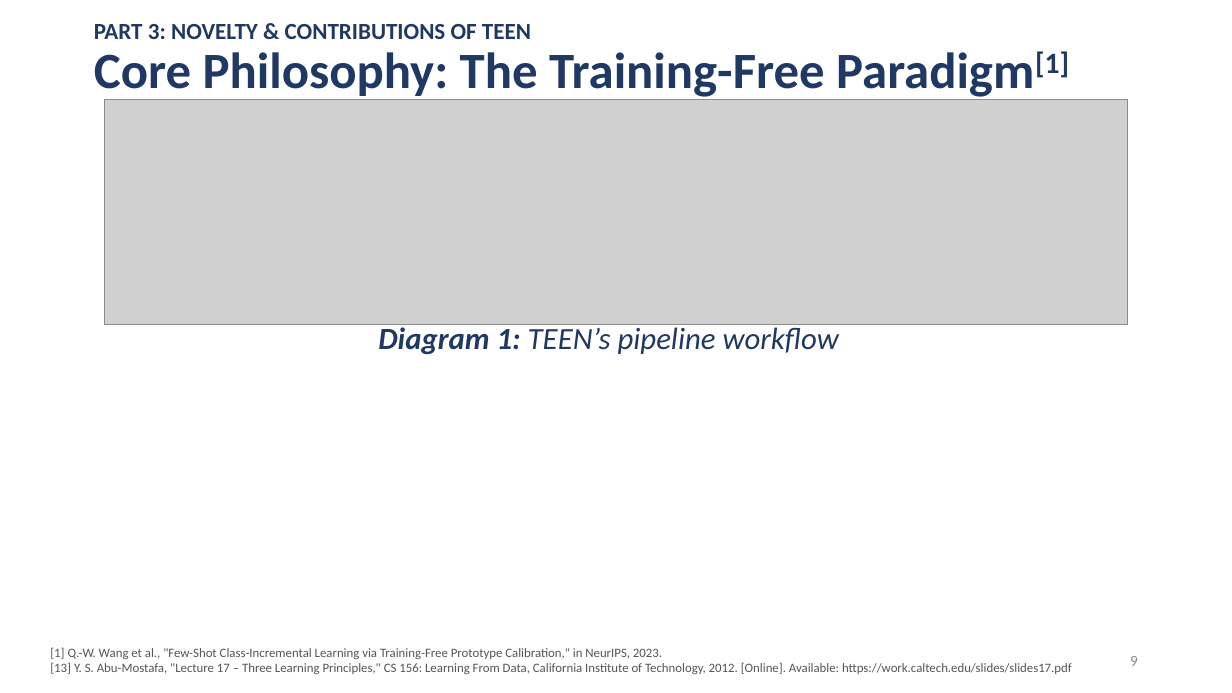
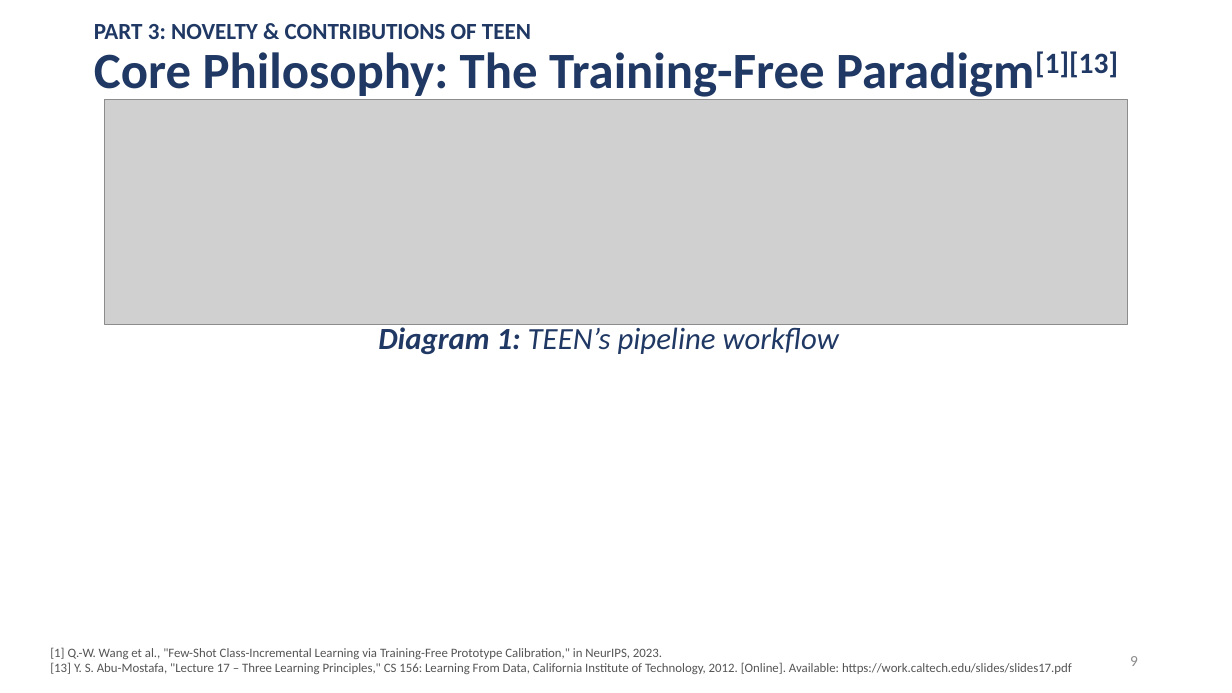
Before and after one commit to famevease/Intro2ML_Adopt-ML-paper, a slide deck: slide 9 of slides/presentation_v1.pptx. Drawn at 1232x693 pixels with LibreOffice and Linux fonts; fonts in the diff are those of the drawing; grey boxes stand for pictures. Boxes give left, top, right and bottom in pixels: in the first picture for what was removed or moved away, otherwise in the second. Text is boxed around its words. In the diff, an @@ line names an element or a change of style, - is before the commit and + after.

```diff
--- a/slides/presentation_v1.pptx
+++ b/slides/presentation_v1.pptx
@@ title at box(94, 51, 1118, 100): text changed @@
-Core Philosophy: The Training-Free Paradigm[1]
+Core Philosophy: The Training-Free Paradigm[1][13]
```
Also in this commit, not shown: 1 slide added, 2 other files.
